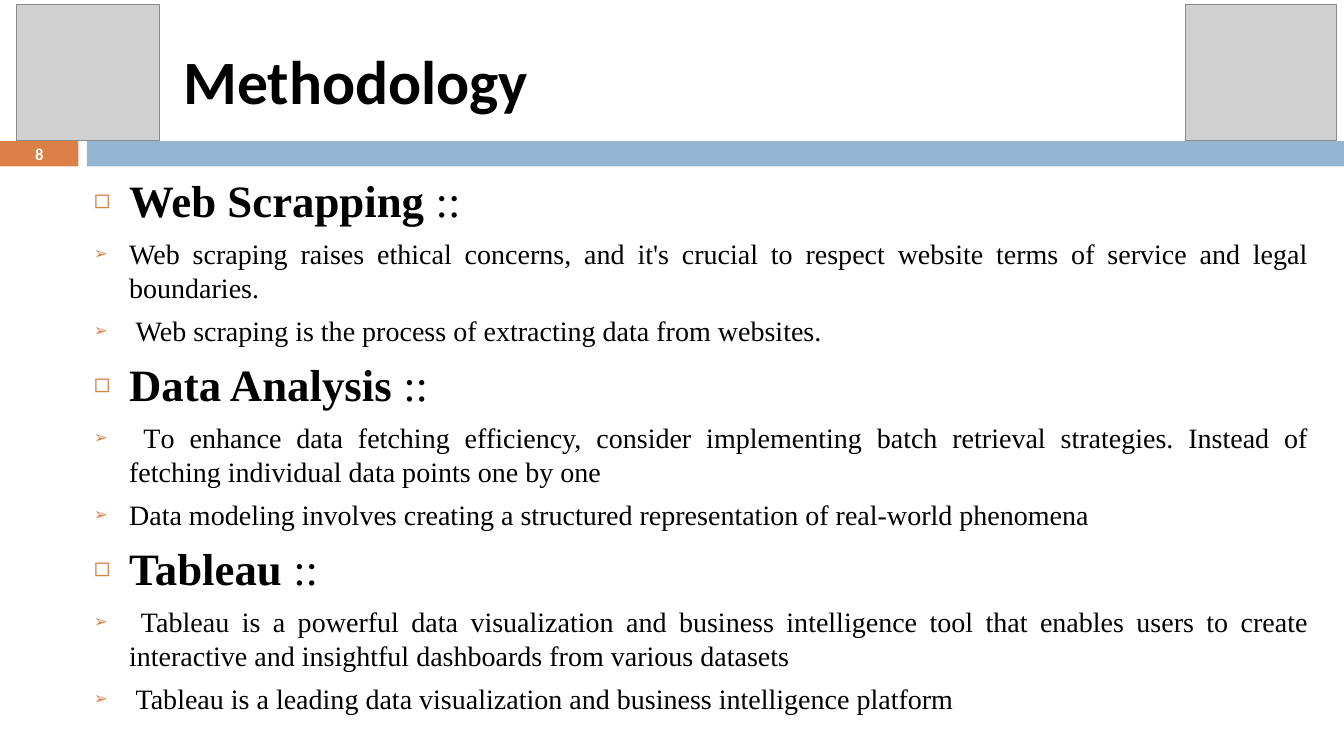
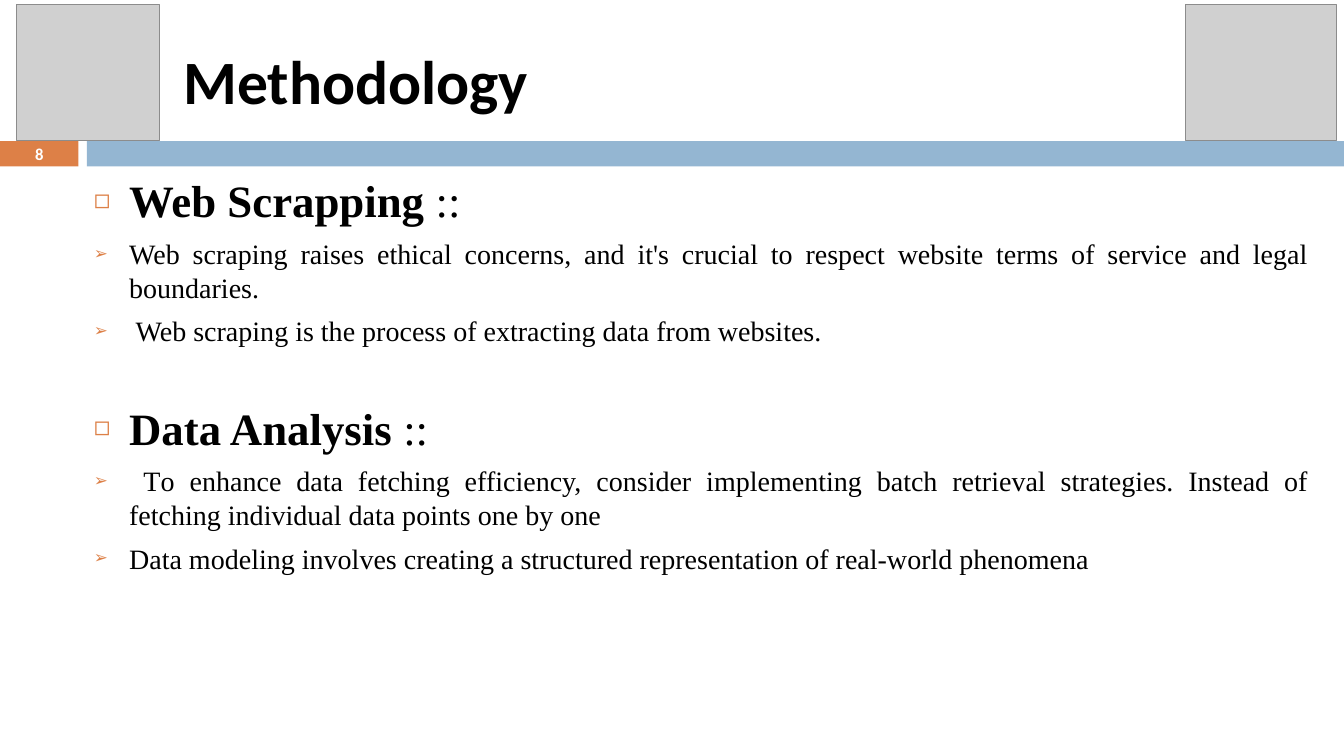
Before and after one commit to 14ayush/AQI-Predictor-Meerut, a slide deck: slide 8 of Documents/Final Year Project PPT Latest.pptx. Drawn at 1344x756 pixels with LibreOffice and Linux fonts; fonts in the diff are those of the drawing; grey boxes stand for pictures. Boxes give left, top, right and bottom in pixels: in the first picture for what was removed or moved away, otherwise in the second. Text is boxed around its words. In the diff, an @@ line names an element or a change of style, - is before the commit and + after.

```diff
--- a/Documents/Final Year Project PPT Latest.pptx
+++ b/Documents/Final Year Project PPT Latest.pptx
@@ text at bbox=[129, 554, 1308, 715]: paragraphs removed @@
-◻ Tableau ::
-➢ Tableau is a powerful data visualization and business intelligence tool that enables users to create interactive and insightful dashboards from various datasets
-➢ Tableau is a leading data visualization and business intelligence platform
```
Also in this commit, not shown: 1 other file.
